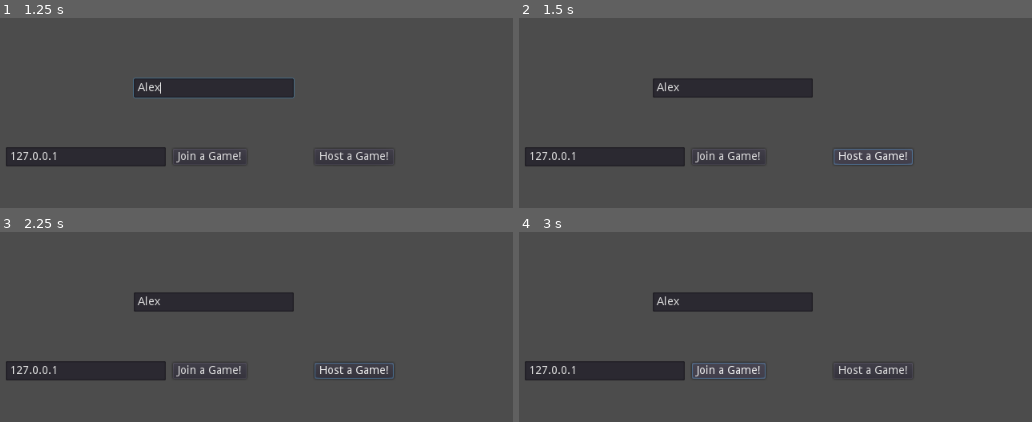
Above: before the commit, frames 1-4 (two rows, left to right).
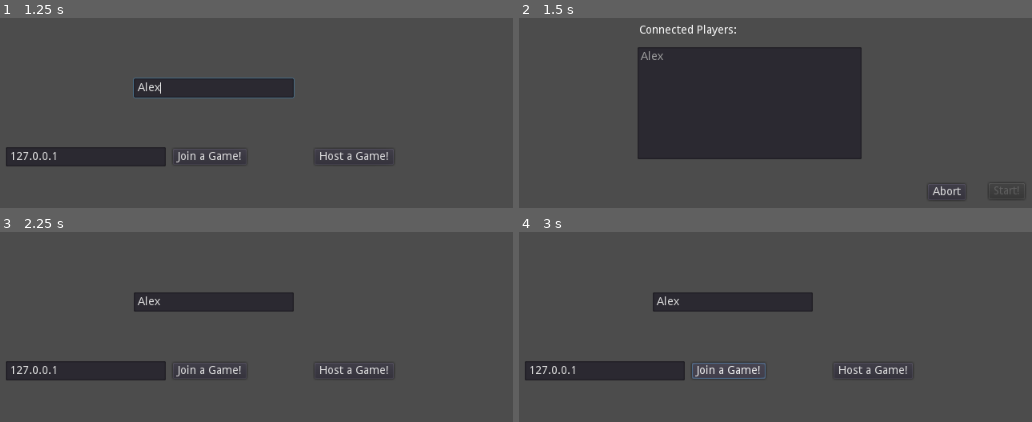
Above: after the commit, the same moments.

Repository: magycyan/SpaceFishes
Game: Godot game, scene res://game/lobby.tscn
Two runs of this game, one before a commit and one after it. Both use one fixed random seed, a clock stepped at 60 frames per second and the inputs below.
Inputs (mouse positions are in pixels of both pictures, inside the frame that each line leads up to):
- Up to frame 1 (1.25 s): click (215, 88) at 0.52 s; type "Alex" at 0.6 s
- Up to frame 2 (1.5 s): click "Host a Game!" at 1.25 s
- Up to frame 3 (2.25 s): click (425, 406) at 2 s, where only the run after the commit has a clickable "Abort"
- Up to frame 4 (3 s): click "Join a Game!" at 2.75 s

Frame 1 is identical in both runs. In frame 2, 25% of the frame differs, in the area x 1-87%, y 3-96%; in frame 3, 0.2%; in frame 4, nothing differs.
Error before the commit: Parse Error: The method "all_players_but_me" isn't declared in the current class. (res://game/game.gd:31)

Commit message:
Fix using non existent function call

Diff:
--- a/game/game.gd
+++ b/game/game.gd
@@ -28,8 +28,9 @@
 	return get_tree().get_network_unique_id()
 
 func _on_player_disconnected(id):
-	for p_id in all_players_but_me():
-		rpc_id(p_id, "unregister_player")
+	for p_id in players:
+		if p_id != my_id():
+			rpc_id(p_id, "unregister_player")
 	emit_signal("update_player_list")
 
 func _on_connection_succeeded():
--- a/game/lobby.tscn
+++ b/game/lobby.tscn
@@ -11,12 +11,13 @@
 margin_right = 40.0
 margin_bottom = 40.0
 rect_pivot_offset = Vector2( 0, 0 )
+rect_clip_content = false
 mouse_filter = 0
 size_flags_horizontal = 1
 size_flags_vertical = 1
 script = ExtResource( 1 )
 
-[node name="start_group" type="Control" parent="." index="0"]
+[node name="start_group" type="Control" parent="."]
 
 anchor_left = 0.0
 anchor_top = 0.0
@@ -25,11 +26,12 @@
 margin_right = 40.0
 margin_bottom = 40.0
 rect_pivot_offset = Vector2( 0, 0 )
-mouse_filter = 0
-size_flags_horizontal = 1
-size_flags_vertical = 1
-
-[node name="ip_input" type="LineEdit" parent="start_group" index="0"]
+rect_clip_content = false
+mouse_filter = 0
+size_flags_horizontal = 1
+size_flags_vertical = 1
+
+[node name="ip_input" type="LineEdit" parent="start_group"]
 
 anchor_left = 0.0
 anchor_top = 0.0
@@ -40,6 +42,7 @@
 margin_right = 386.0
 margin_bottom = 348.0
 rect_pivot_offset = Vector2( 0, 0 )
+rect_clip_content = false
 mouse_filter = 0
 size_flags_horizontal = 1
 size_flags_vertical = 1
@@ -52,7 +55,7 @@
 context_menu_enabled = true
 _sections_unfolded = [ "Placeholder", "Rect" ]
 
-[node name="playername_input" type="LineEdit" parent="start_group" index="1"]
+[node name="playername_input" type="LineEdit" parent="start_group"]
 
 anchor_left = 0.0
 anchor_top = 0.0
@@ -63,6 +66,7 @@
 margin_right = 546.0
 margin_bottom = 262.0
 rect_pivot_offset = Vector2( 0, 0 )
+rect_clip_content = false
 mouse_filter = 0
 size_flags_horizontal = 1
 size_flags_vertical = 1
@@ -74,7 +78,7 @@
 context_menu_enabled = true
 _sections_unfolded = [ "Placeholder", "Rect" ]
 
-[node name="host_button" type="Button" parent="start_group" index="2"]
+[node name="host_button" type="Button" parent="start_group"]
 
 anchor_left = 0.0
 anchor_top = 0.0
@@ -85,6 +89,7 @@
 margin_right = 671.0
 margin_bottom = 346.0
 rect_pivot_offset = Vector2( 0, 0 )
+rect_clip_content = false
 mouse_filter = 0
 size_flags_horizontal = 1
 size_flags_vertical = 1
@@ -96,7 +101,7 @@
 flat = false
 align = 1
 
-[node name="join_button" type="Button" parent="start_group" index="3"]
+[node name="join_button" type="Button" parent="start_group"]
 
 anchor_left = 0.0
 anchor_top = 0.0
@@ -107,6 +112,7 @@
 margin_right = 487.0
 margin_bottom = 346.0
 rect_pivot_offset = Vector2( 0, 0 )
+rect_clip_content = false
 mouse_filter = 0
 size_flags_horizontal = 1
 size_flags_vertical = 1
@@ -118,7 +124,7 @@
 flat = false
 align = 1
 
-[node name="waiting_group" type="Control" parent="." index="1"]
+[node name="waiting_group" type="Control" parent="."]
 
 visible = false
 anchor_left = 0.0
@@ -128,11 +134,12 @@
 margin_right = 40.0
 margin_bottom = 40.0
 rect_pivot_offset = Vector2( 0, 0 )
-mouse_filter = 0
-size_flags_horizontal = 1
-size_flags_vertical = 1
-
-[node name="abort_button" type="Button" parent="waiting_group" index="0"]
+rect_clip_content = false
+mouse_filter = 0
+size_flags_horizontal = 1
+size_flags_vertical = 1
+
+[node name="abort_button" type="Button" parent="waiting_group"]
 
 anchor_left = 0.0
 anchor_top = 0.0
@@ -143,6 +150,7 @@
 margin_right = 737.0
 margin_bottom = 390.0
 rect_pivot_offset = Vector2( 0, 0 )
+rect_clip_content = false
 mouse_filter = 0
 size_flags_horizontal = 1
 size_flags_vertical = 1
@@ -154,7 +162,7 @@
 flat = false
 align = 1
 
-[node name="start_button" type="Button" parent="waiting_group" index="1"]
+[node name="start_button" type="Button" parent="waiting_group"]
 
 anchor_left = 0.0
 anchor_top = 0.0
@@ -165,6 +173,7 @@
 margin_right = 811.0
 margin_bottom = 389.0
 rect_pivot_offset = Vector2( 0, 0 )
+rect_clip_content = false
 mouse_filter = 0
 size_flags_horizontal = 1
 size_flags_vertical = 1
@@ -176,7 +185,7 @@
 flat = false
 align = 1
 
-[node name="player_label" type="Label" parent="waiting_group" index="2"]
+[node name="player_label" type="Label" parent="waiting_group"]
 
 anchor_left = 0.0
 anchor_top = 0.0
@@ -187,6 +196,7 @@
 margin_right = 376.0
 margin_bottom = 219.0
 rect_pivot_offset = Vector2( 0, 0 )
+rect_clip_content = false
 mouse_filter = 2
 size_flags_horizontal = 1
 size_flags_vertical = 4
@@ -195,7 +205,7 @@
 lines_skipped = 0
 max_lines_visible = -1
 
-[node name="player_list" type="ItemList" parent="waiting_group" index="3"]
+[node name="player_list" type="ItemList" parent="waiting_group"]
 
 anchor_left = 0.0
 anchor_top = 0.0
@@ -206,7 +216,6 @@
 margin_right = 607.0
 margin_bottom = 339.0
 rect_pivot_offset = Vector2( 0, 0 )
-rect_clip_content = true
 mouse_filter = 0
 size_flags_horizontal = 1
 size_flags_vertical = 1
@@ -215,7 +224,7 @@
 icon_mode = 1
 _sections_unfolded = [ "Rect" ]
 
-[node name="error_label" type="Label" parent="." index="2"]
+[node name="error_label" type="Label" parent="."]
 
 anchor_left = 0.0
 anchor_top = 0.0
@@ -226,6 +235,7 @@
 margin_right = 145.0
 margin_bottom = 517.0
 rect_pivot_offset = Vector2( 0, 0 )
+rect_clip_content = false
 mouse_filter = 2
 size_flags_horizontal = 1
 size_flags_vertical = 4
